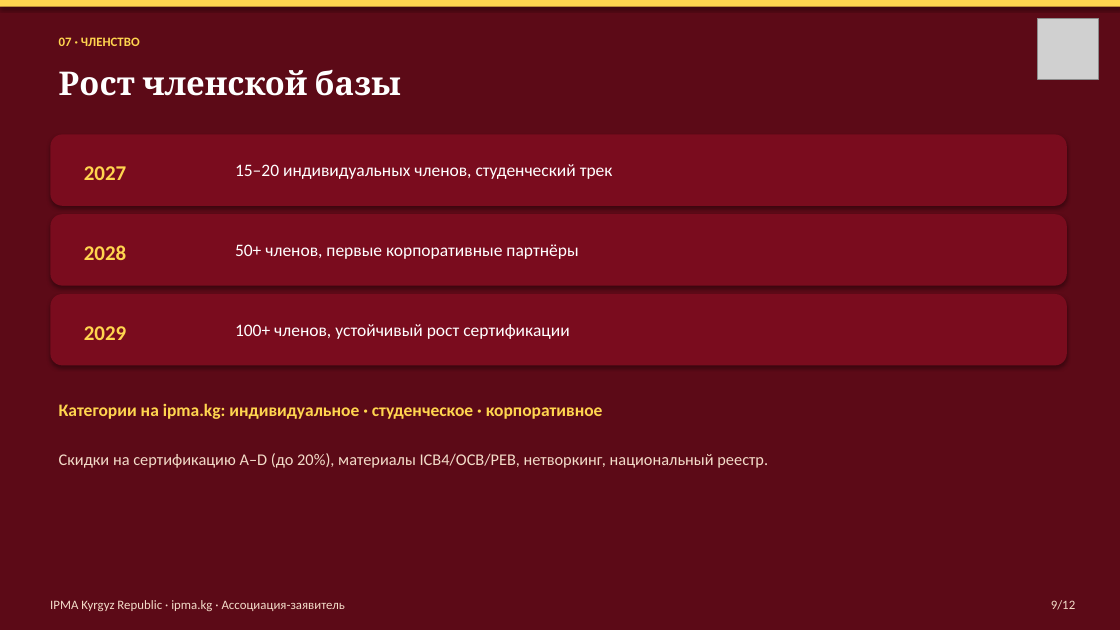
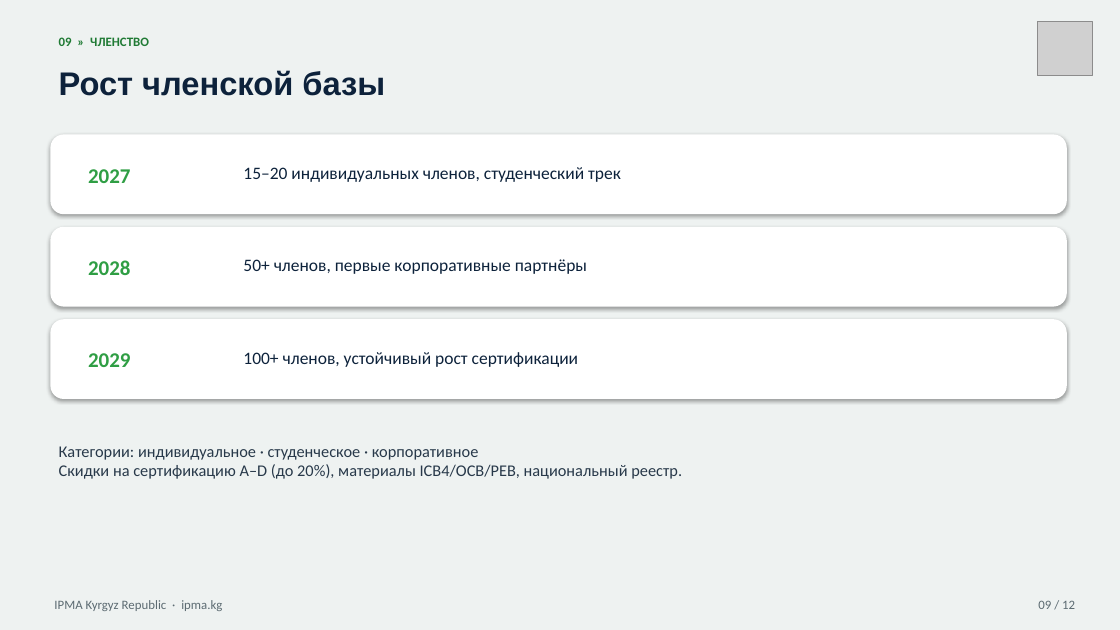
Before and after one commit to umekishev/umekishev, a slide deck: slide 9 of presentations/IPMA_Kyrgyzstan_CoD_Presentation.pptx. Drawn at 1120x630 pixels with LibreOffice and Linux fonts; fonts in the diff are those of the drawing; grey boxes stand for pictures. Boxes give left, top, right and bottom in pixels: in the first picture for what was removed or moved away, otherwise in the second. Text is boxed around its words. In the diff, an @@ line names an element or a change of style, - is before the commit and + after.

```diff
--- a/presentations/IPMA_Kyrgyzstan_CoD_Presentation.pptx
+++ b/presentations/IPMA_Kyrgyzstan_CoD_Presentation.pptx
@@ rectangle at [0, 0, 1120, 630]: fill #5C0A17 to #EEF2F1 @@
@@ rectangle removed at [0, 0, 1120, 7] @@
@@ picture: place and size @@
-picture at [1038, 18, 1098, 79]
+picture at [1038, 21, 1092, 76]
@@ text "Рост членской базы" at [59, 70, 385, 96]: font Cambria to Arial, text colour #FFFFFF to #0D223B @@
@@ text at [59, 37, 149, 46]: text changed; text colour #FFD54F to #1F7A34 @@
-07 · ЧЛЕНСТВО
+09 » ЧЛЕНСТВО
@@ rounded rectangle: place and size @@
-rounded rectangle at [50, 134, 1067, 206]
+rounded rectangle at [50, 134, 1067, 214]
@@ text "15–20 индивидуальных членов, студенческий трек": place and size @@
-text "15–20 индивидуальных членов, студенческий трек" at [235, 164, 613, 179]
+text "15–20 индивидуальных членов, студенческий трек" at [243, 167, 621, 182]
@@ rounded rectangle: place and size @@
-rounded rectangle at [50, 214, 1067, 286]
+rounded rectangle at [50, 227, 1067, 307]
@@ text "2028": place and size @@
-text "2028" at [84, 245, 127, 260]
+text "2028" at [88, 260, 131, 275]
@@ text "50+ членов, первые корпоративные партнёры": place and size @@
-text "50+ членов, первые корпоративные партнёры" at [235, 244, 578, 259]
+text "50+ членов, первые корпоративные партнёры" at [243, 259, 587, 274]
@@ fill #7A0C1E to #FFFFFF in 3 elements at [50, 134, 1067, 214], [50, 227, 1067, 307], [50, 319, 1067, 399] @@
@@ rounded rectangle: place and size @@
-rounded rectangle at [50, 294, 1067, 365]
+rounded rectangle at [50, 319, 1067, 399]
@@ text colour #FFD54F to #2F9E44 in 3 elements at [88, 169, 131, 183], [88, 260, 131, 275], [88, 353, 131, 367] @@
@@ text "2029": place and size @@
-text "2029" at [84, 326, 127, 340]
+text "2029" at [88, 353, 131, 367]
@@ text colour #FFFFFF to #0D223B in 3 elements at [243, 167, 621, 182], [243, 259, 587, 274], [243, 352, 578, 367] @@
@@ text "100+ членов, устойчивый рост сертификации": place and size @@
-text "100+ членов, устойчивый рост сертификации" at [235, 324, 569, 339]
+text "100+ членов, устойчивый рост сертификации" at [243, 352, 578, 367]
@@ text removed at [59, 403, 603, 419] @@
-Категории на ipma.kg: индивидуальное · студенческое · корпоративное
@@ text at [59, 446, 682, 479]: text changed; text colour #F3DCC9 to #28394A @@
-Скидки на сертификацию A–D (до 20%), материалы ICB4/OCB/PEB, нетворкинг, национальный реестр.
+Категории: индивидуальное · студенческое · корпоративное
+Скидки на сертификацию A–D (до 20%), материалы ICB4/OCB/PEB, национальный реестр.
@@ text at [54, 600, 222, 611]: text changed; text colour #F3DCC9 to #5C6B72 @@
-IPMA Kyrgyz Republic · ipma.kg · Ассоциация-заявитель
+IPMA Kyrgyz Republic · ipma.kg
@@ text at [1038, 600, 1075, 609]: text changed; text colour #F3DCC9 to #5C6B72 @@
-9/12
+09 / 12
```
Also in this commit, not shown: 10 other slides changed, 1 slide added, 1 slide removed, 1 other file.
